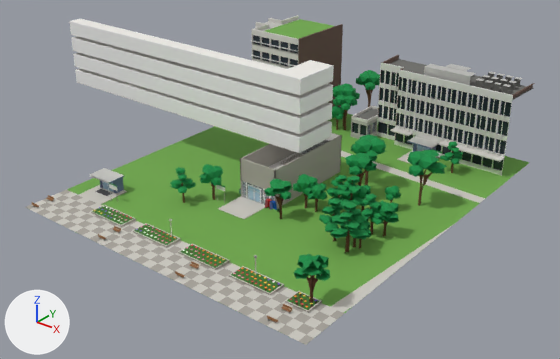
What one commit did to the FBX model unity/KatsushikaCampusDays/Assets/Models/Interiors/research2.fbx.
Rendered twice from a camera (50 mm lens) standing at (90.0, -100.2, 71.4) and looking at (-4.5, 17.9, -1.8). The axes (+X, +Y, +Z) are drawn at lower left. The lights are the same throughout. The picture after the commit comes second. Where no turn or scale is listed for an object, it has been applied to the vertices.

Names of what the first picture shows: 'ext_research2', 'ext_research2_trees', 'wall_research2', 'wall_research2_3f_1', 'wall_research2_3f_2', 'wall_research2_4f_1', 'wall_research2_4f_2', 'wall_research2_5f_1', 'wall_research2_5f_2', 'wall_research2_6f_0', 'wall_research2_6f_1', 'wall_research2_6f_2' and 16 more.
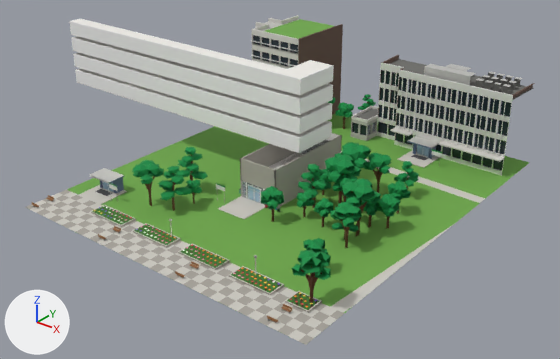
Pixel boxes (x1, y1, x2, y2) of what changed, in the pictures (560 x 359 px; the box of a moved part takes in the faces that stretch with it):
```json
{"object": "ext_research2_trees", "change": "reshaped", "before": [170, 70, 463, 302], "after": [132, 94, 419, 302], "on screen": "10% shorter"}
{"part": 1, "of": "me_ext_research2_trees", "change": "moved or reshaped", "before": [297, 254, 317, 269], "after": [298, 250, 318, 266]}
{"part": 2, "of": "me_ext_research2_trees", "change": "moved or reshaped", "before": [333, 85, 344, 95], "on screen": "not visible afterwards"}
{"part": 3, "of": "me_ext_research2_trees", "change": "deleted", "before": [170, 70, 463, 281]}
{"part": 4, "of": "me_ext_research2_trees", "change": "built on", "before": [178, 179, 377, 301], "after": [132, 142, 419, 301]}
{"part": 5, "of": "me_ext_research2_trees", "change": "reshaped", "before": [343, 110, 348, 130], "after": [328, 94, 376, 129]}
```

Edits to the scene script, one JSON object a line:
```json
{"block": "me_ext_research2_trees", "where": "# used by ob_ext_research2_trees; location = (0.0, 0.0, 0.0)"}
{"op": "remove", "block": "me_ext_research2_trees", "code": "me_ext_research2_trees.from_pydata(...)  # 3247 vertices, 2835 faces; spans x -13.7..33.2, y -20.1..63.7, z 0.0..11.6"}
{"op": "add", "block": "me_ext_research2_trees", "code": "me_ext_research2_trees.from_pydata(...)  # 3992 vertices, 3552 faces; spans x -18.0..33.4, y -20.1..58.5, z 0.0..11.0"}
{"block": "me_ext_research2_trees", "change": "me_ext_research2_trees part 1: the loose piece of 11 vertices spanning x 27.5..30.5, y -18.7..-15.9, z 7.0..8.6 is turned -8.4 degrees about the z axis through its middle and scaled by 1.07, then moved by (0.0, 0.2, 0.6)"}
{"block": "me_ext_research2_trees", "change": "me_ext_research2_trees part 2: the loose piece of 11 vertices spanning x -11.5..-7.8, y 45.4..48.9, z 8.6..10.7 is turned -6.9 degrees about the z axis through its middle and scaled by 0.89, then moved by (-4.1, -3.6, -1.1)"}
{"block": "me_ext_research2_trees", "change": "me_ext_research2_trees part 3: 269 loose pieces with 2937 vertices, spanning x -13.7..33.2, y -20.1..63.7, z 0.0..11.6, are deleted"}
{"block": "me_ext_research2_trees", "change": "me_ext_research2_trees part 4: 114 vertices removed from x -11.5..31.1, y -18.2..10.2, z 0.0..9.1; 3518 vertices added at x -18.0..33.4, y -20.1..28.2, z 0.0..11.0"}
{"block": "me_ext_research2_trees", "change": "me_ext_research2_trees part 5: 92 vertices removed from x -10.1..-6.7, y 45.9..49.3, z 0.0..6.1; 370 vertices added at x -16.2..-4.5, y 42.4..58.5, z 0.0..9.5"}
{"block": "me_ext_research2_trees", "change": "other edits to the shape of me_ext_research2_trees do not show in these pictures"}
```
